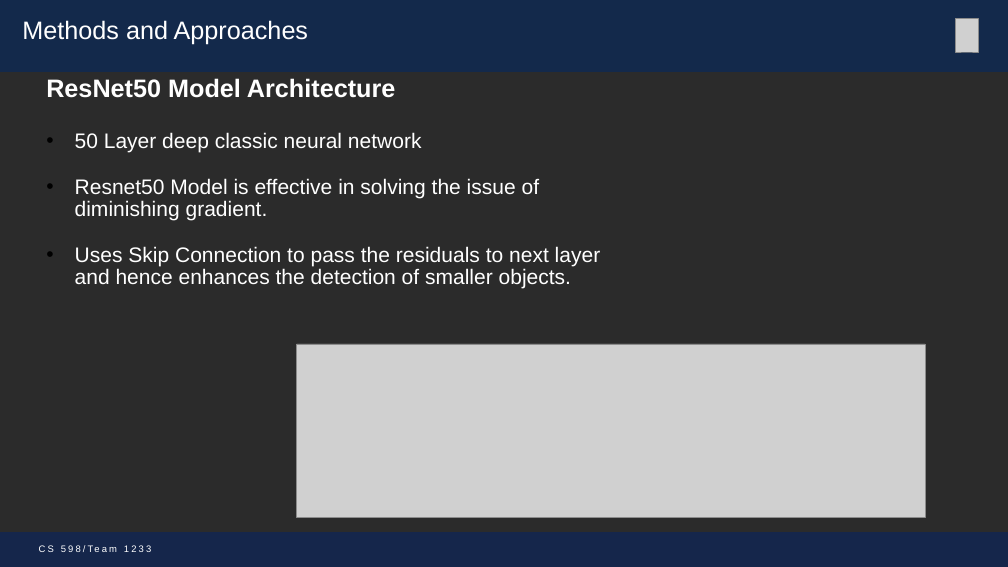
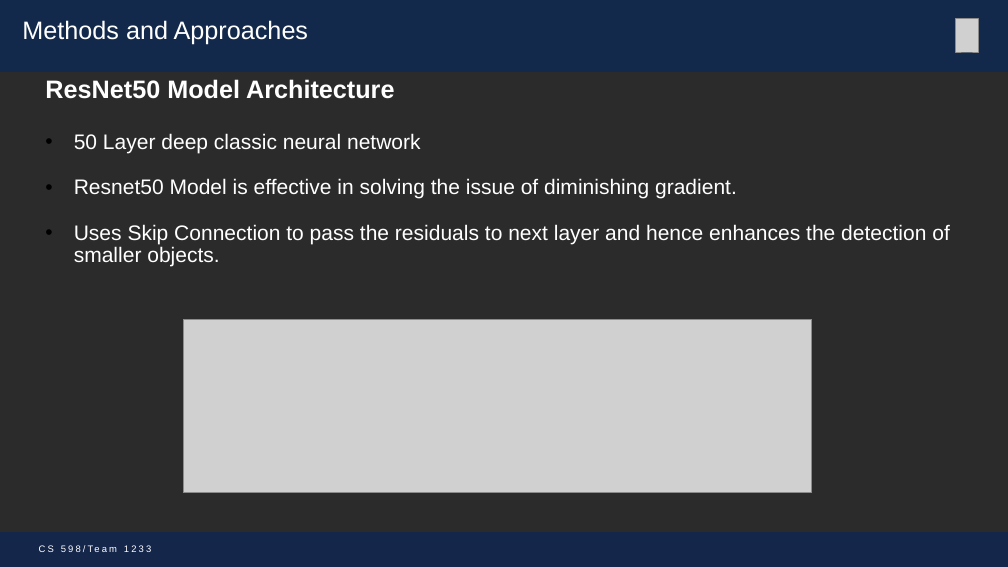
Before and after one commit to mohitbhadauria10/DL-Project, a slide deck: slide 8 of Presentation_Team_1233 _mike.pptx. Drawn at 1008x567 pixels with LibreOffice and Linux fonts; fonts in the diff are those of the drawing; grey boxes stand for pictures; background and template pictures are left out; a plain dark background stands for a picture behind light text. Boxes give left, top, right and bottom in pixels: in the first picture for what was removed or moved away, otherwise in the second. Text is boxed around its words. In the diff, an @@ line names an element or a change of style, - is before the commit and + after.

```diff
--- a/Presentation_Team_1233 _mike.pptx
+++ b/Presentation_Team_1233 _mike.pptx
@@ text "ResNet50 Model Architecture" rewrapped from (x1=75, y1=132, x2=601, y2=289) to (x1=74, y1=133, x2=950, y2=267) @@
@@ picture moved from (x1=297, y1=344, x2=926, y2=517) to (x1=183, y1=319, x2=811, y2=492) @@
```
Also in this commit, not shown: 11 other slides changed.
